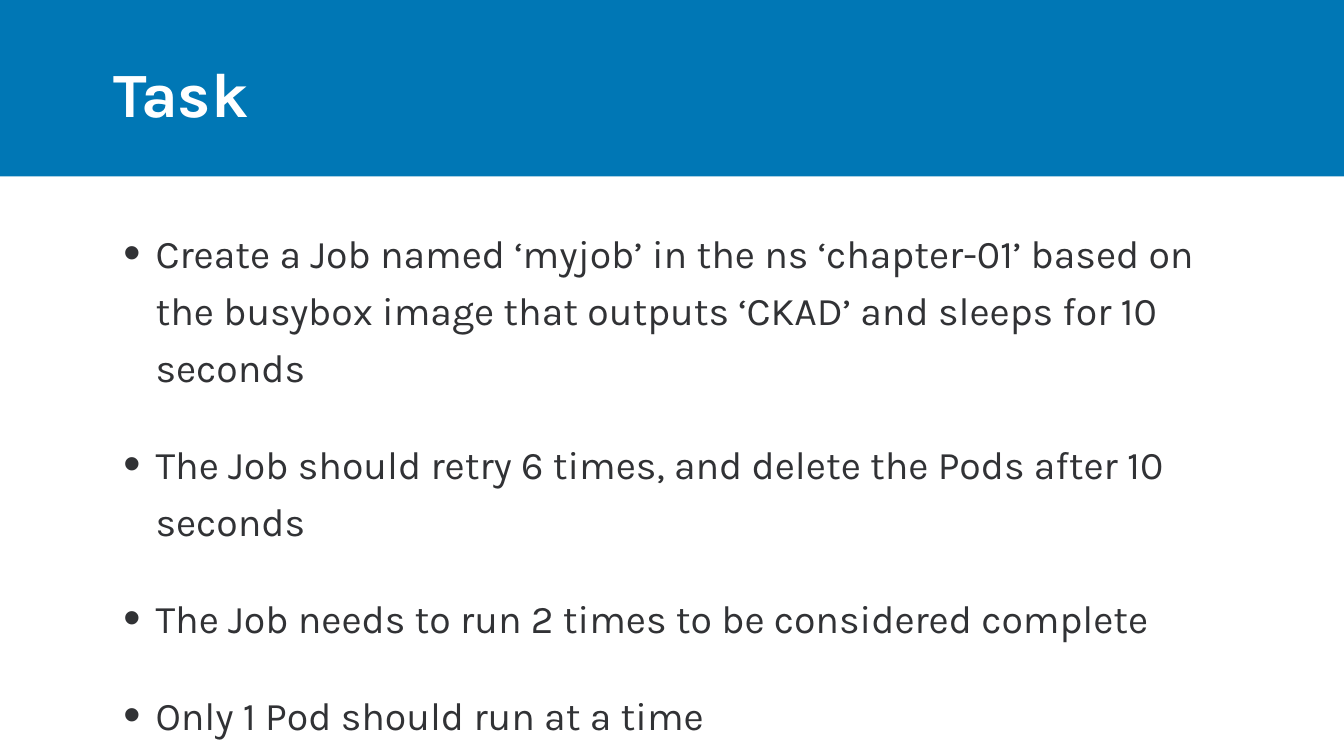
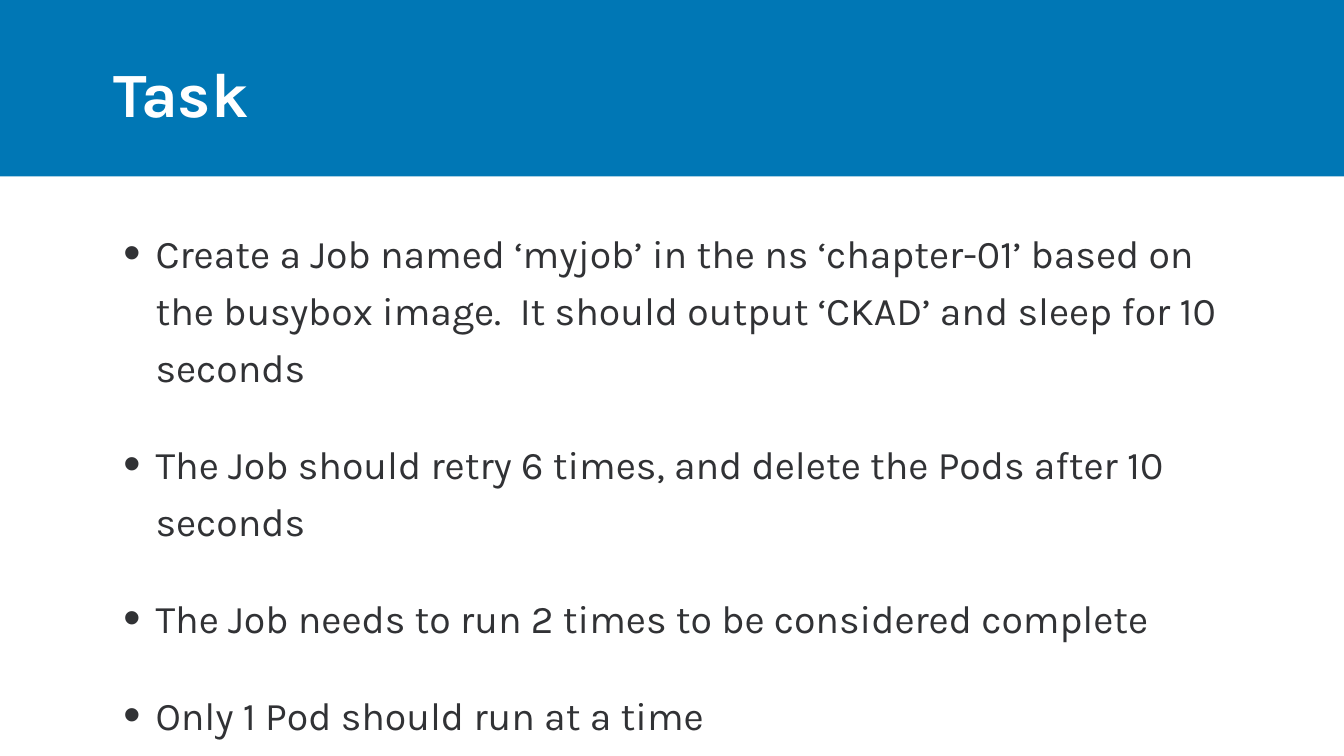
Before and after one commit to rdiazconcha/ckad-exam-prep, a slide deck: slide 3 of chapter-01/02-jobs/01_02_jobs.pptx. Drawn at 1344x756 pixels with LibreOffice and Linux fonts; fonts in the diff are those of the drawing. Boxes give left, top, right and bottom in pixels: in the first picture for what was removed or moved away, otherwise in the second. Text is boxed around its words. In the diff, an @@ line names an element or a change of style, - is before the commit and + after.

```diff
--- a/chapter-01/02-jobs/01_02_jobs.pptx
+++ b/chapter-01/02-jobs/01_02_jobs.pptx
@@ text at [156,241,1216,383]: text changed @@
-• Create a Job named ‘myjob’ in the ns ‘chapter-01’ based on the busybox image that outputs ‘CKAD’ and sleeps for 10 seconds
+• Create a Job named ‘myjob’ in the ns ‘chapter-01’ based on the busybox image. It should output ‘CKAD’ and sleep for 10 seconds
```
Also in this commit, not shown: 1 other slide changed, 3 other files.
